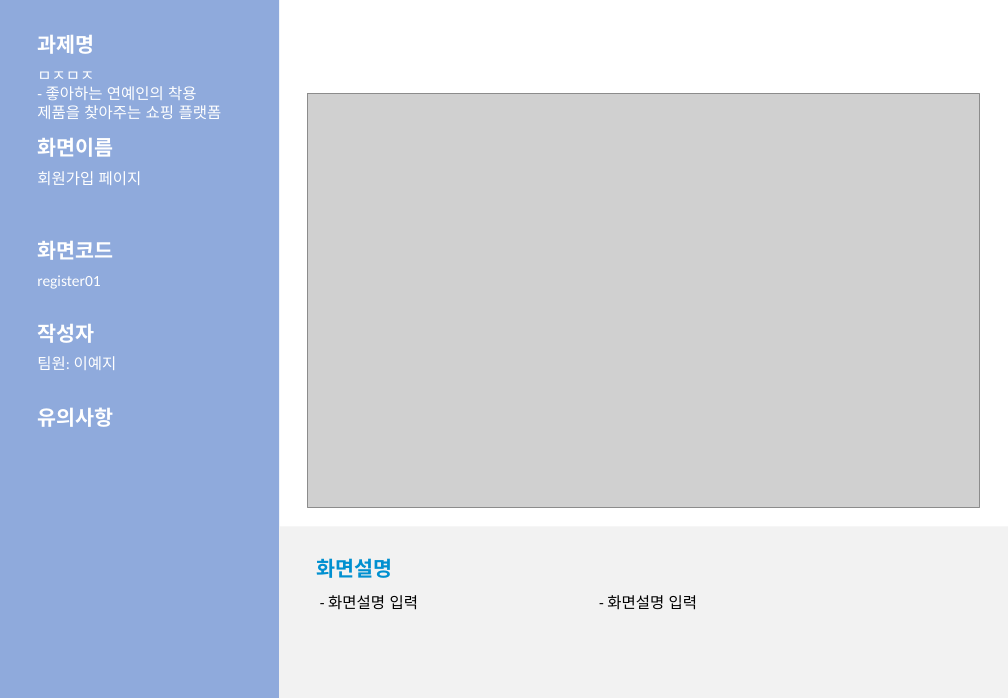
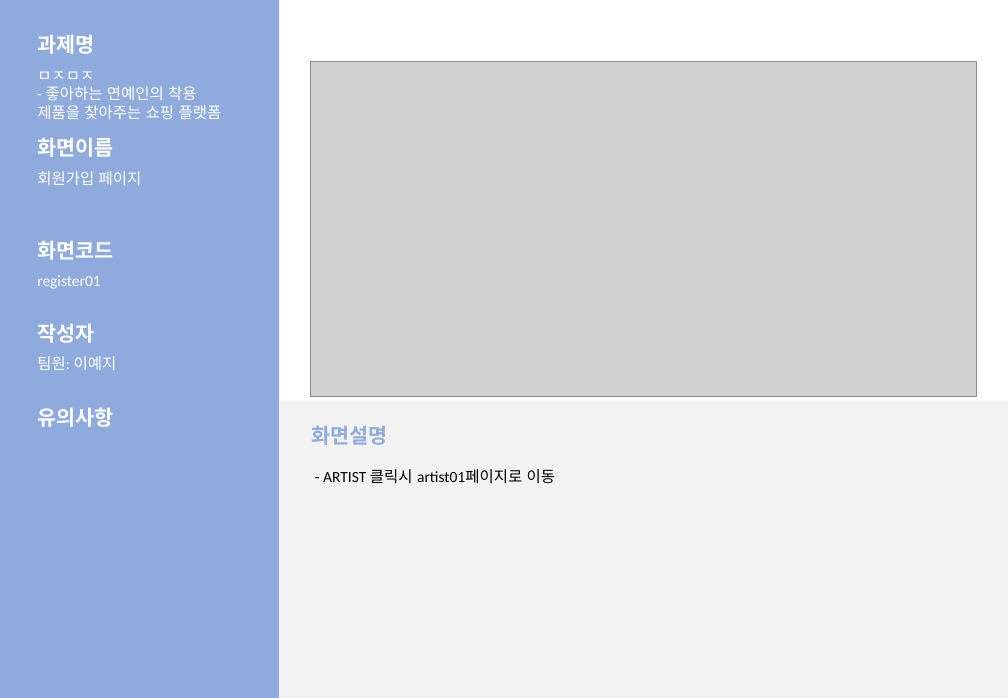
Before and after one commit to LeticiaKang/Project_Idol-Fandom-WebPlaform, a slide deck: slide 5 of 산출문서/화면설계서/화면설계서_서식(1조. HappyVirus).pptx. Drawn at 1008x698 pixels with LibreOffice and Linux fonts; fonts in the diff are those of the drawing; grey boxes stand for pictures. Boxes give left, top, right and bottom in pixels: in the first picture for what was removed or moved away, otherwise in the second. Text is boxed around its words. In the diff, an @@ line names an element or a change of style, - is before the commit and + after.

Commit message:
화면설계서
- 화면설명 제외한 모든 항목 작성 완료

```diff
--- a/산출문서/화면설계서/화면설계서_서식(1조. HappyVirus).pptx
+++ b/산출문서/화면설계서/화면설계서_서식(1조. HappyVirus).pptx
@@ picture: place and size @@
-picture at (307, 94, 980, 507)
+picture at (311, 61, 976, 396)
@@ rectangle: place and size @@
-rectangle at (279, 527, 1008, 698)
+rectangle at (279, 400, 1008, 698)
@@ text "화면설명": place and size @@
-text "화면설명" at (316, 558, 392, 578)
+text "화면설명" at (311, 426, 387, 445)
@@ text "화면설명" at (311, 426, 387, 445): text colour #0090D0 to #8FAADC @@
@@ text at (323, 469, 555, 484): text changed @@
-- 화면설명 입력
+- ARTIST 클릭시 artist01페이지로 이동
@@ text removed at (607, 595, 697, 610) @@
-- 화면설명 입력
```
Also in this commit, not shown: 5 other slides changed, 6 slides added, 2 slides removed.
